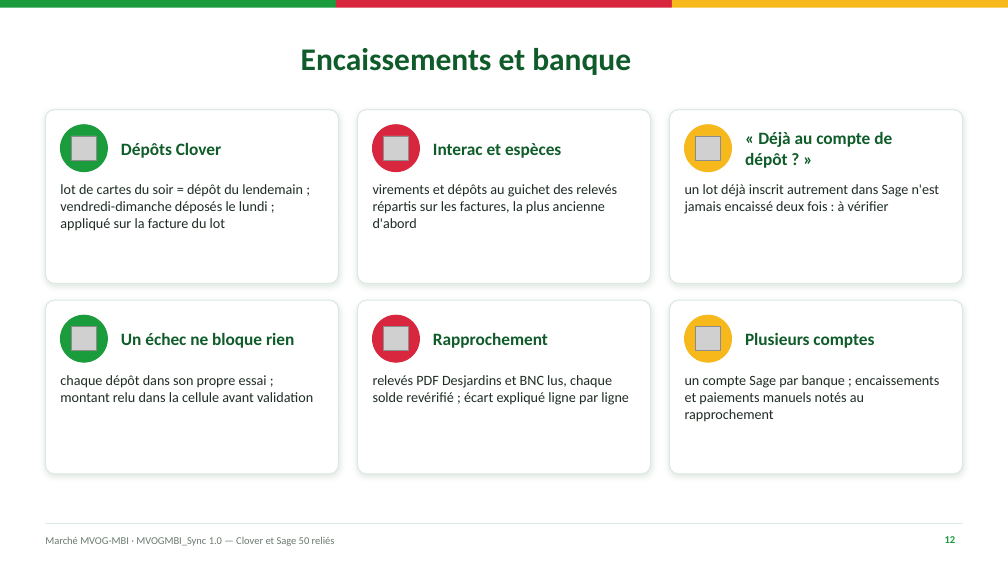
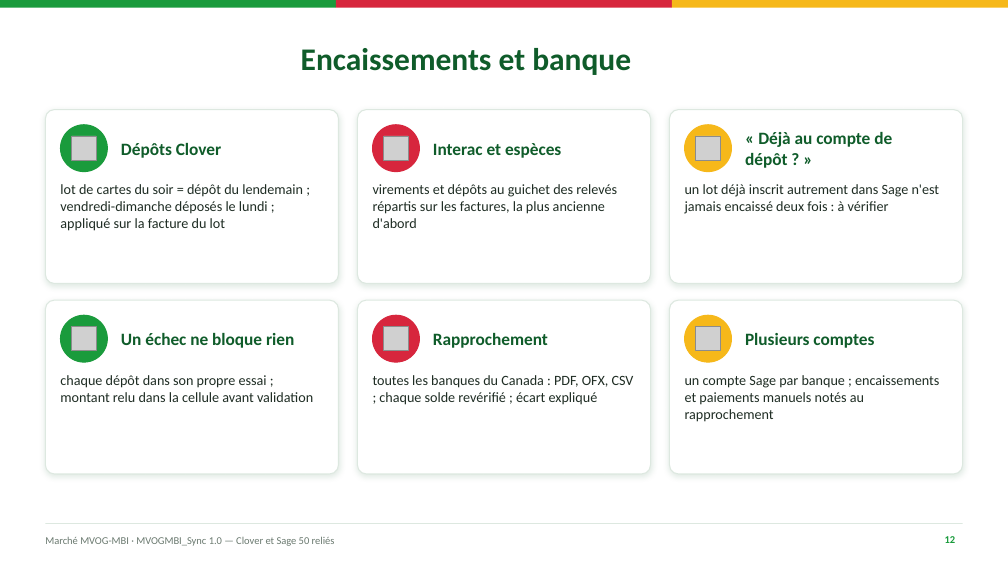
Before and after one commit to mteingueng-dot/MVOGMBI_Sync_2026.1, a slide deck: slide 12 of documentation/Presentation_MVOGMBI_Sync.pptx. Drawn at 1008x567 pixels with LibreOffice and Linux fonts; fonts in the diff are those of the drawing; grey boxes stand for pictures; background and template pictures are left out. Boxes give left, top, right and bottom in pixels: in the first picture for what was removed or moved away, otherwise in the second. Text is boxed around its words. In the diff, an @@ line names an element or a change of style, - is before the commit and + after.

```diff
--- a/documentation/Presentation_MVOGMBI_Sync.pptx
+++ b/documentation/Presentation_MVOGMBI_Sync.pptx
@@ text at [373, 375, 634, 405]: text changed @@
-relevés PDF Desjardins et BNC lus, chaque solde revérifié ; écart expliqué ligne par ligne
+toutes les banques du Canada : PDF, OFX, CSV ; chaque solde revérifié ; écart expliqué
```
Also in this commit, not shown: 8 other slides changed, 41 other files.
